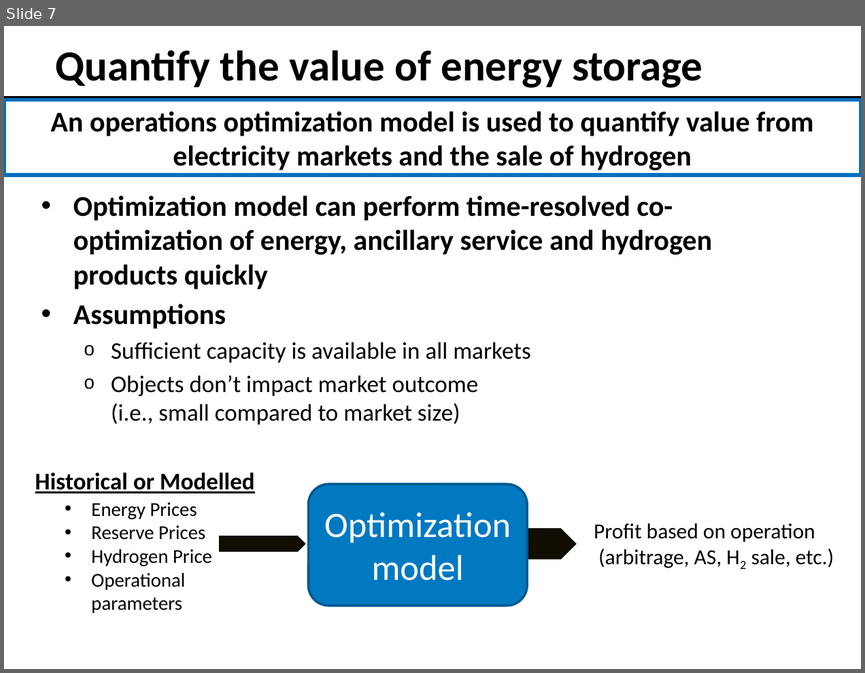
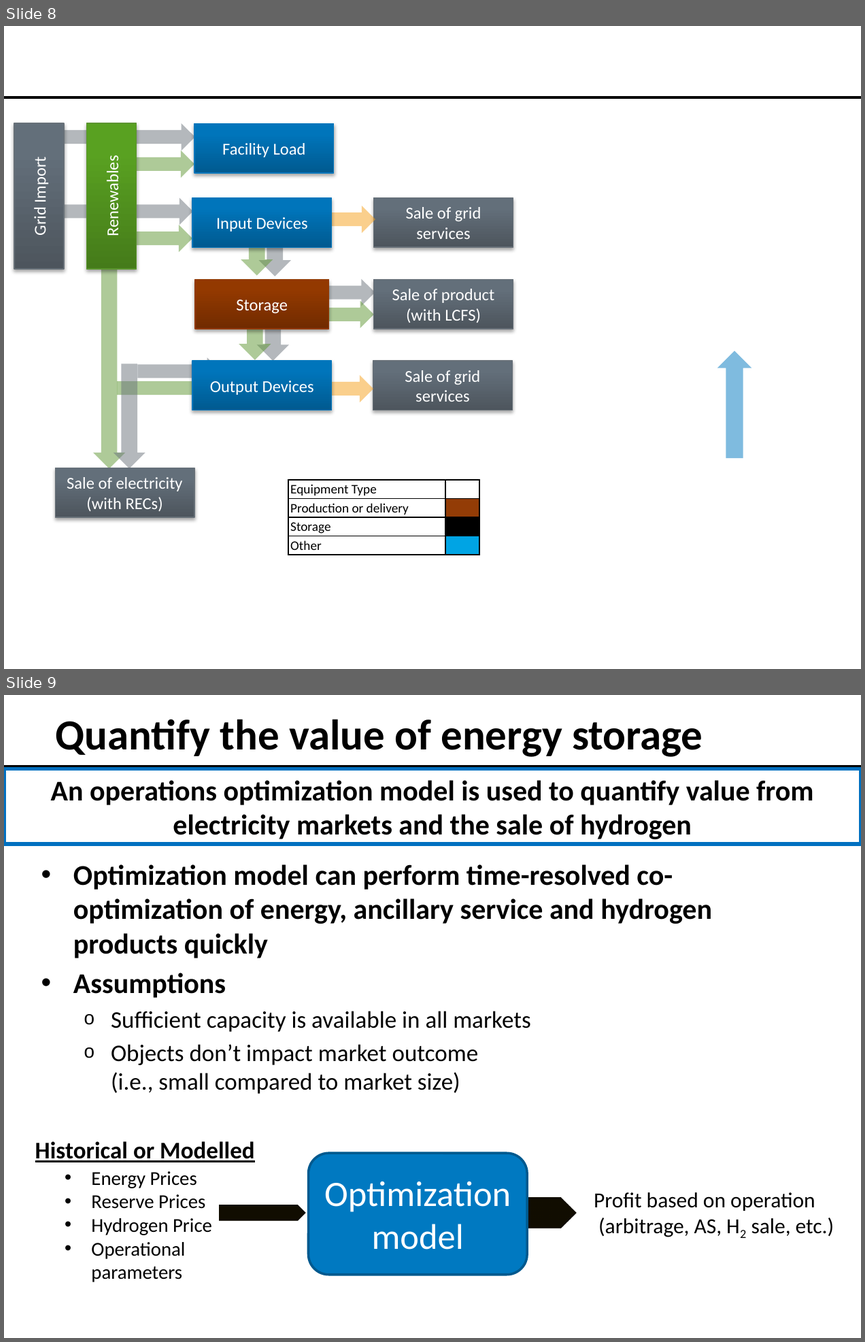
Before and after one commit to NREL/RODeO, a slide deck: Optimization model diagram.pptx. Shown one above the other, each under a label of ours: slide 7 before the commit, slides 8 and 9 after it. The pictures are 865x673 and 865x1342 pixels, drawn with LibreOffice and Linux fonts; fonts in the diff are those of the drawing; background and template pictures are left out. Boxes give left, top, right and bottom in pixels: in the first picture for what was removed or moved away, otherwise in the second. Text is boxed around its words. In the diff, an @@ line names an element or a change of style, - is before the commit and + after.

```diff
--- a/Optimization model diagram.pptx
+++ b/Optimization model diagram.pptx
@@ slide 8 added at [4, 26, 861, 669], background #FFFFFF; not listed: 2 template elements that a slide beside it also shows @@
@@ rectangle added at [14, 123, 64, 269], fill gradient #4D565E to #64707A to #64707B, outline #677079 0.75 pt, 14 pt, text #FFFFFF @@
+Grid Import
@@ right arrow added at [64, 123, 195, 150], fill #6A737B at 50% opacity @@
@@ rectangle added at [87, 123, 137, 269], fill gradient #457C1A to #59A122 to #59A41F, outline #5C962E 0.75 pt, 14 pt, text #FFFFFF @@
+Renewables
@@ rectangle added at [194, 124, 334, 174], fill gradient #005A90 to #0075BB to #0076BC, outline #0076BD 0.75 pt, 14 pt, text #FFFFFF @@
+Facility Load
@@ right arrow added at [101, 150, 194, 178], fill #5E9732 at 50% opacity @@
@@ right arrow added at [64, 197, 193, 225], fill #6A737B at 50% opacity @@
@@ rectangle added at [192, 198, 332, 248], fill gradient #005A90 to #0075BB to #0076BC, outline #0076BD 0.75 pt, 14 pt, text #FFFFFF @@
+Input Devices
@@ right arrow added at [292, 206, 375, 233], fill #F6A01A at 50% opacity @@
@@ rectangle added at [374, 197, 514, 247], fill gradient #4D565E to #64707A to #64707B, outline #677079 0.75 pt, 14 pt, text #FFFFFF @@
+Sale of grid services
@@ right arrow added at [99, 225, 192, 252], fill #5E9732 at 50% opacity @@
@@ down arrow added at [241, 213, 272, 276], fill #5E9732 at 50% opacity @@
@@ down arrow added at [258, 214, 290, 276], fill #6A737B at 50% opacity @@
@@ down arrow added at [93, 258, 125, 469], fill #5E9732 at 50% opacity @@
@@ rectangle added at [195, 279, 329, 329], fill gradient #722C00 to #943900 to #953900, outline #933A02 0.75 pt, 14 pt, text #FFFFFF @@
+Storage
@@ right arrow added at [292, 279, 375, 306], fill #6A737B at 50% opacity @@
@@ rectangle added at [374, 279, 514, 329], fill gradient #4D565E to #64707A to #64707B, outline #677079 0.75 pt, 14 pt, text #FFFFFF @@
+Sale of product
+(with LCFS)
@@ down arrow added at [239, 297, 271, 360], fill #5E9732 at 50% opacity @@
@@ down arrow added at [257, 299, 288, 361], fill #6A737B at 50% opacity @@
@@ right arrow added at [281, 301, 374, 329], fill #5E9732 at 50% opacity @@
@@ up arrow added at [717, 351, 751, 458], fill #0079C1 at 50% opacity @@
@@ down arrow added at [113, 363, 145, 468], fill #6A737B at 50% opacity @@
@@ right arrow added at [138, 358, 221, 385], fill #6A737B at 50% opacity @@
@@ rectangle added at [192, 360, 332, 410], fill gradient #005A90 to #0075BB to #0076BC, outline #0076BD 0.75 pt, 14 pt, text #FFFFFF @@
+Output Devices
@@ rectangle added at [373, 360, 513, 410], fill gradient #4D565E to #64707A to #64707B, outline #677079 0.75 pt, 14 pt, text #FFFFFF @@
+Sale of grid services
@@ right arrow added at [117, 375, 211, 402], fill #5E9732 at 50% opacity @@
@@ right arrow added at [290, 375, 373, 402], fill #F6A01A at 50% opacity @@
@@ rectangle added at [56, 467, 195, 517], fill gradient #4D565E to #64707A to #64707B, outline #677079 0.75 pt, 14 pt, text #FFFFFF @@
+Sale of electricity
+(with RECs)
@@ table added at [288, 480, 481, 554], 4 rows, 2 columns @@
+Equipment Type | 
+Production or delivery | 
+Storage | 
+Other | 
@@ what was slide 7 is now slide 9 @@
```
Also in this commit, not shown: 1 other slide added, 57 other files.
